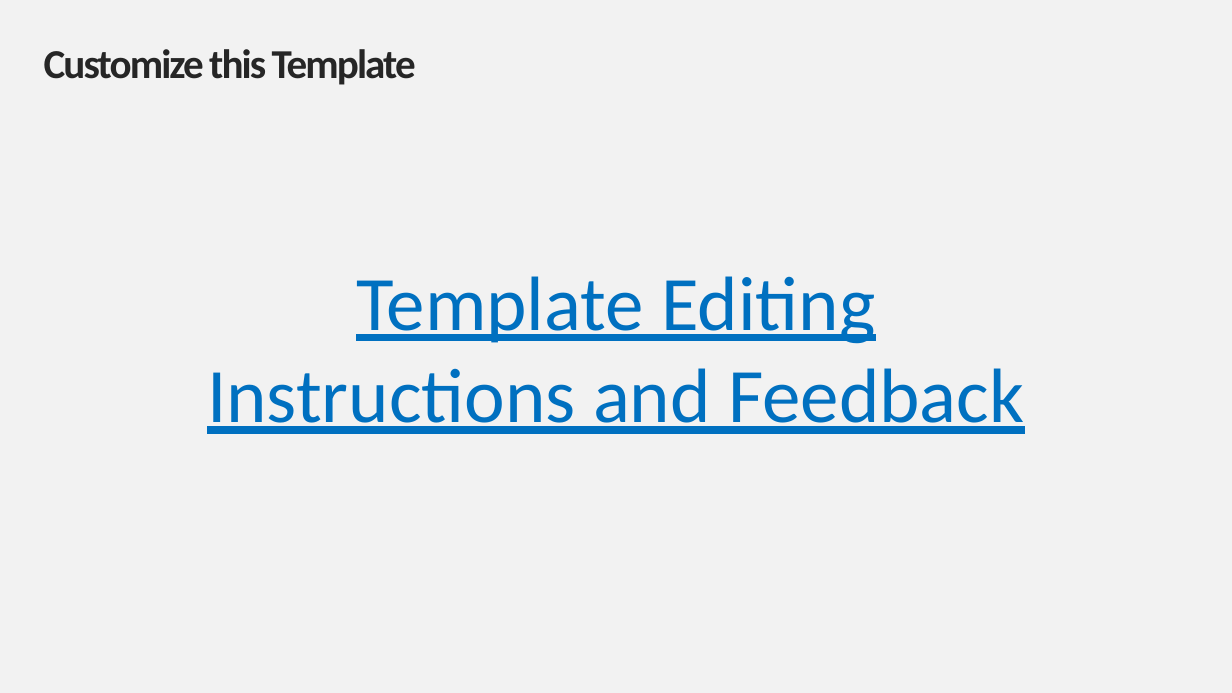
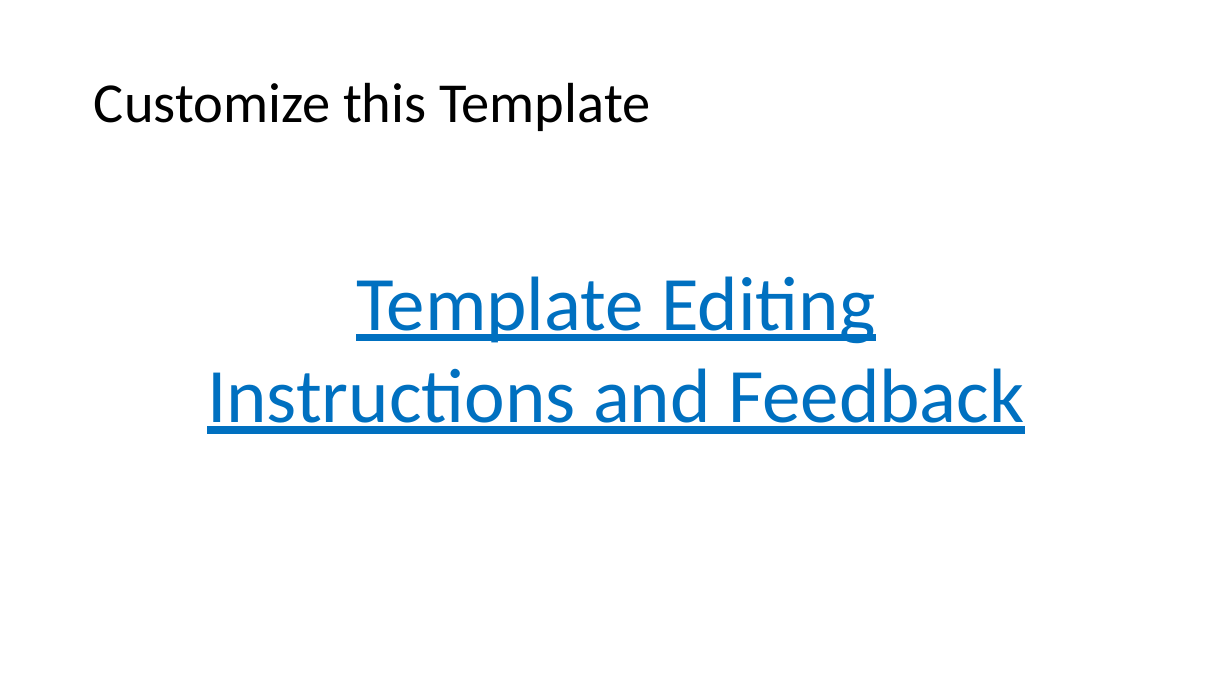
Before and after one commit to celesteshort/ml-lending-default, a slide deck: slide 31 of CapstonePresentationCS.pptx (slide 26 before the commit). Drawn at 1232x693 pixels with LibreOffice and Linux fonts; fonts in the diff are those of the drawing; background and template pictures are left out. Boxes give left, top, right and bottom in pixels: in the first picture for what was removed or moved away, otherwise in the second. Text is boxed around its words. In the diff, an @@ line names an element or a change of style, - is before the commit and + after.

```diff
--- a/CapstonePresentationCS.pptx
+++ b/CapstonePresentationCS.pptx
@@ background #F2F2F2 to #FFFFFF @@
@@ title "Customize this Template": place and size @@
-title "Customize this Template" at (44, 49, 416, 85)
+title "Customize this Template" at (94, 82, 650, 131)
@@ title "Customize this Template" at (94, 82, 650, 131): size 32 to 44 pt, text colour #262626 to #000000, letter spacing -1.5 to 0 pt, bold off @@
```
Also in this commit, not shown: 23 other slides changed, 7 slides added, 2 slides removed.
